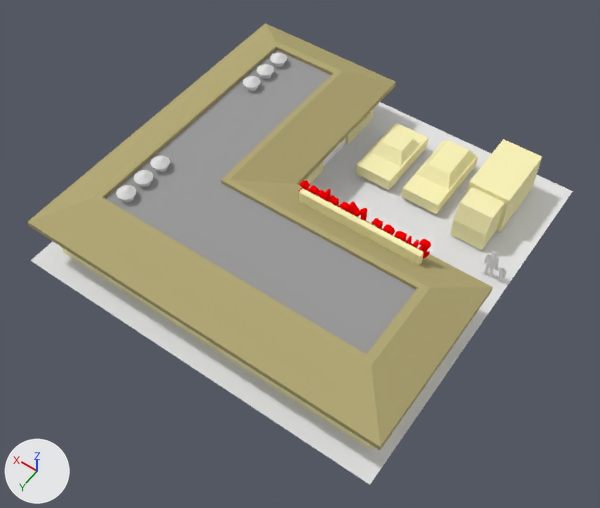
One commit to the Blender file trunk/data/models/market.blend: the scene before it, then after it.
The view is the same before and after, from a camera (50 mm lens) standing at (-7.79, 11.38, 16.42) and looking at (-0.41, 1.05, 0.18). The axes (+X, +Y, +Z) are drawn at lower left. The lights are the same throughout.
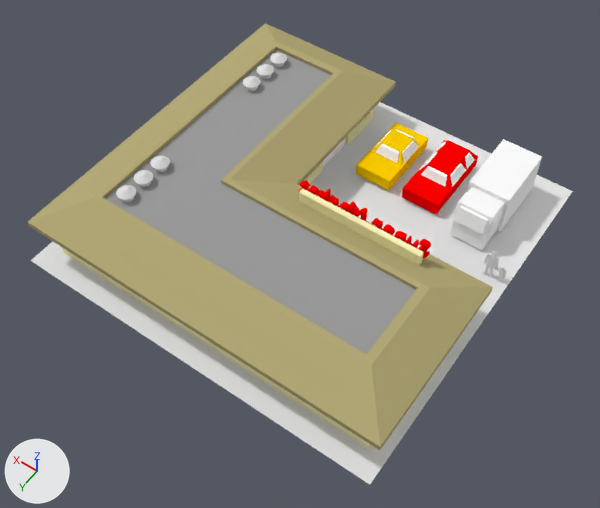
What differs and where, as boxes (x1, y1, x2, y2) in the pictures (600 x 508 px):
'Cube.003', recoloured (beige to white): (450, 139, 542, 251) in both
'Cube.005', recoloured (beige to red): (402, 140, 478, 214) in both
'Cube', recoloured (beige to yellow): (356, 123, 428, 190) in both
'Cube.012', added: after (454, 192, 503, 234)
'Cube.010', added: after (419, 152, 466, 186)
'Cube.009', added: after (374, 129, 418, 163)
'Cube.011', added: after (434, 141, 475, 169)

The change in detail:
Material 'Best car  paint' (mat_best_car__paint) is new.
Its base color is (1.0, 0.632, 0.0) (yellow #ffd000).
Material 'Material.005' (mat_material_005) is new.
Its base color is (1.0, 1.0, 1.0) (white #ffffff).
me_cube_006 has 24 vertices, 14 faces and spans x -0.35..0.35, y -0.26..0.26, z -0.092..0.092.
me_cube_006 no longer uses material mat_material (beige #fcf5ba).
me_cube_006 now uses material mat_material_002 (red #ff0000).
me_cube_002 has 22 vertices, 20 faces and spans x -0.187..0.668, y -0.276..0.276, z -0.225..0.16.
me_cube_002 no longer uses material mat_material (beige #fcf5ba).
me_cube_002 now uses material mat_material_005 (white #ffffff).
me_cube_005 has 24 vertices, 14 faces and spans x -0.321..0.321, y -0.26..0.26, z -0.092..0.092.
me_cube_005 no longer uses material mat_material (beige #fcf5ba).
me_cube_005 now uses material mat_best_car__paint (yellow #ffd000).
Mesh me_cube_010 is new.
It has 32 vertices, 30 faces and spans x -0.49..0.49, y -0.526..0.526, z -0.119..0.119.
It uses material mat_window (white #ffffff).
Mesh me_cube_012 is new.
It has 24 vertices, 22 faces and spans x -0.49..0.49, y -0.526..0.202, z -0.119..0.119.
It uses material mat_window (white #ffffff).
Mesh me_cube_013 is new.
It has 32 vertices, 30 faces and spans x -0.365..0.365, y -0.526..0.526, z -0.119..0.119.
It uses material mat_window (white #ffffff).
Object 'Cube.009' (ob_cube_009) is new; it shows me_cube_010.
Its location is (-0.53, -3.26, 0.58).
Object 'Cube.010' (ob_cube_010) is new; it shows a copy of me_cube_010.
Its location is (-1.96, -3.26, 0.58).
Its scale is (1.05, 1.0, 1.0).
Object 'Cube.011' (ob_cube_011) is new; it shows me_cube_012.
Its location is (-1.96, -3.72, 0.58).
Its scale is (1.05, 1.0, 1.0).
Object 'Cube.012' (ob_cube_012) is new; it shows me_cube_013.
Its location is (-3.54, -2.16, 0.88).
Its scale is (1.38, 0.85, 1.62).
